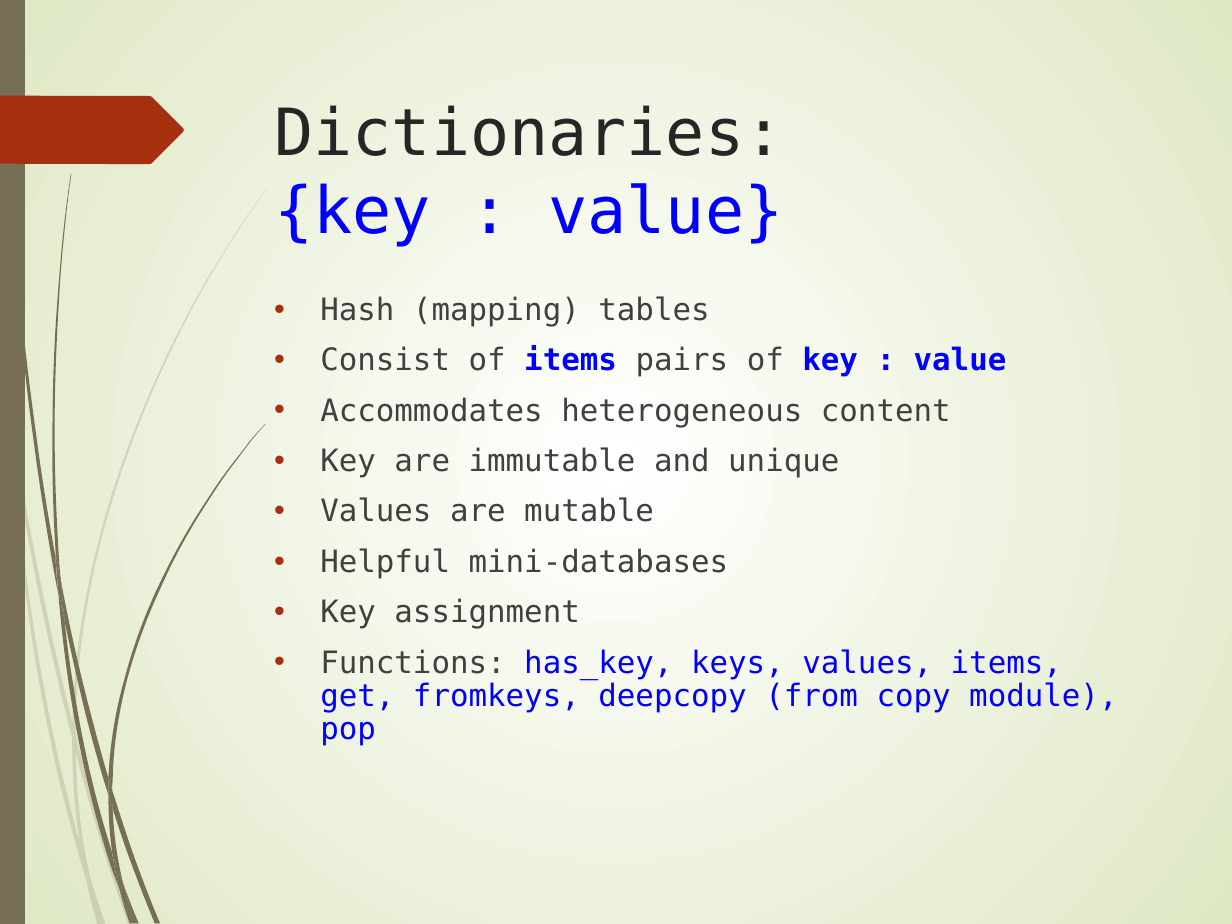
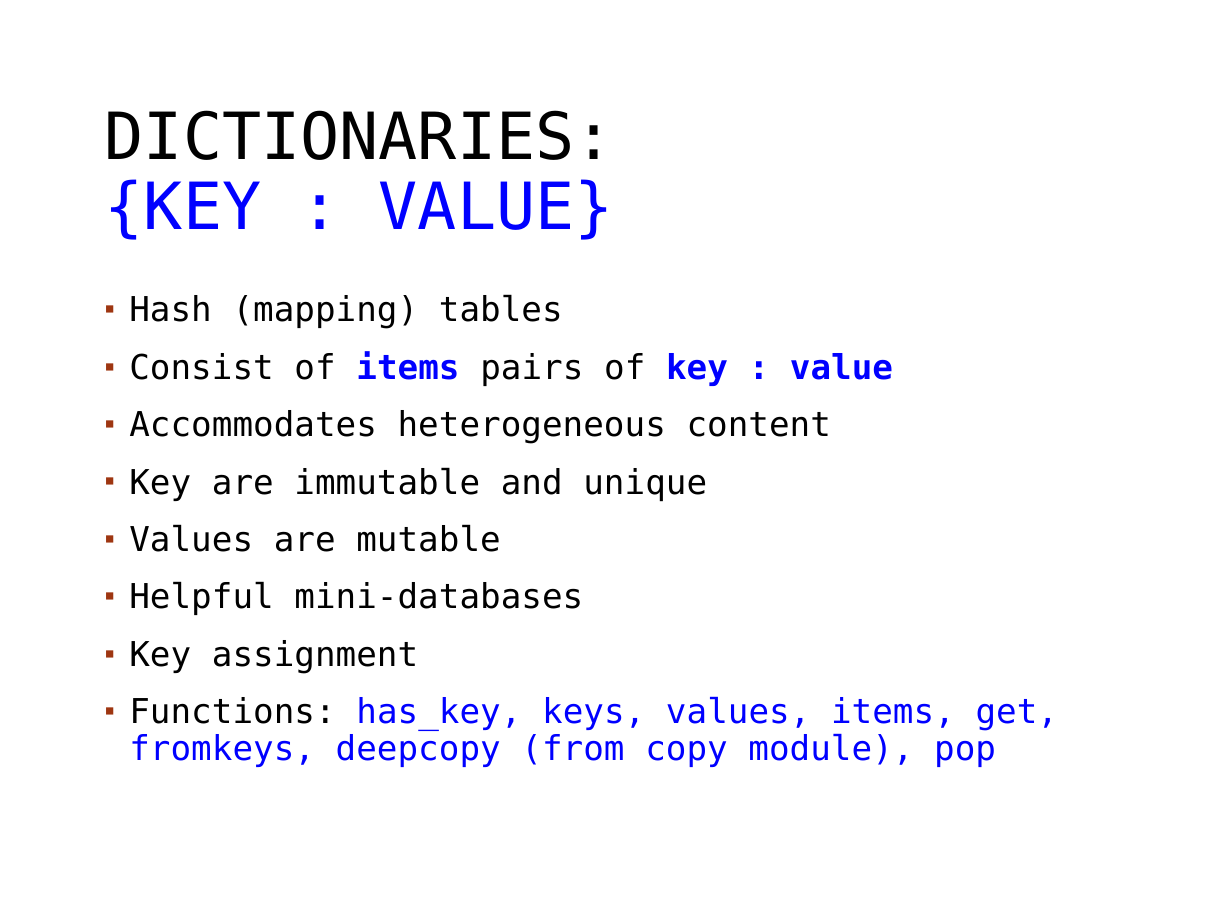
Before and after one commit to MGIS-UMN-GIS5577/GIS5578-week2, a slide deck: slide 14 of week2_conditionals_sequences.odp. Drawn at 1232x924 pixels with LibreOffice and Linux fonts; fonts in the diff are those of the drawing; background and template pictures are left out. Boxes give left, top, right and bottom in pixels: in the first picture for what was removed or moved away, otherwise in the second. Text is boxed around its words. In the diff, an @@ line names an element or a change of style, - is before the commit and + after.

```diff
--- a/week2_conditionals_sequences.odp
+++ b/week2_conditionals_sequences.odp
@@ background gradient #FFFFFF to #DFE8C4 to #FFFFFF @@
@@ freeform shape removed at [0,0,25,924] @@
@@ title "DICTIONARIES: {KEY : VALUE}" at [105,110,614,240]: vertical alignment top to middle @@
@@ freeform shape removed at [0,96,184,165] @@
@@ title at [105,110,614,240]: text changed; text colour #262626 to #000000 @@
-Dictionaries:
-{key : value}
+DICTIONARIES:
+{KEY : VALUE}
@@ text "Hash (mapping) tables": place and size @@
-text "Hash (mapping) tables" at [320,296,1117,746]
+text "Hash (mapping) tables" at [129,294,1059,767]
@@ text "Hash (mapping) tables" at [129,294,1059,767]: size 18 to 20 pt; text colour #404040 to #000000 in "Hash (mapping) tables", "Consist of pairs of", "Accommodates heterogeneous content", "Key are immutable and unique" and 4 more places; bullet • to ▪; more space between paragraphs; bullet colour #A53010 to #9E3611 @@
@@ group removed at [0,31,267,924]: 12 freeform shapes @@
@@ group removed at [2,0,266,924]: 12 freeform shapes @@
@@ freeform shape added at [1153,848,1196,891], outline #FFFFFF 0.99 pt @@
```
Also in this commit, not shown: 17 other slides changed, 1 other file.
